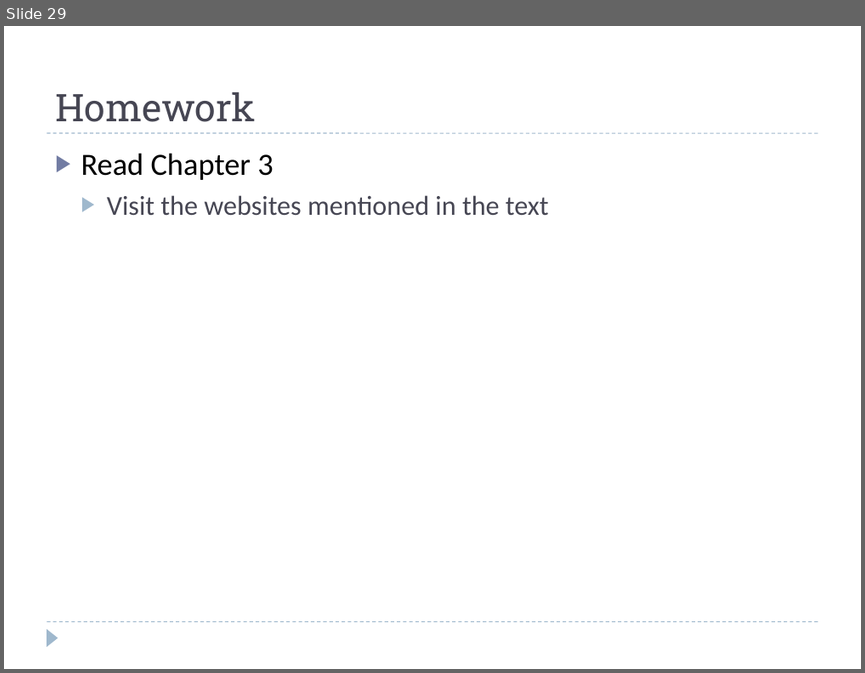
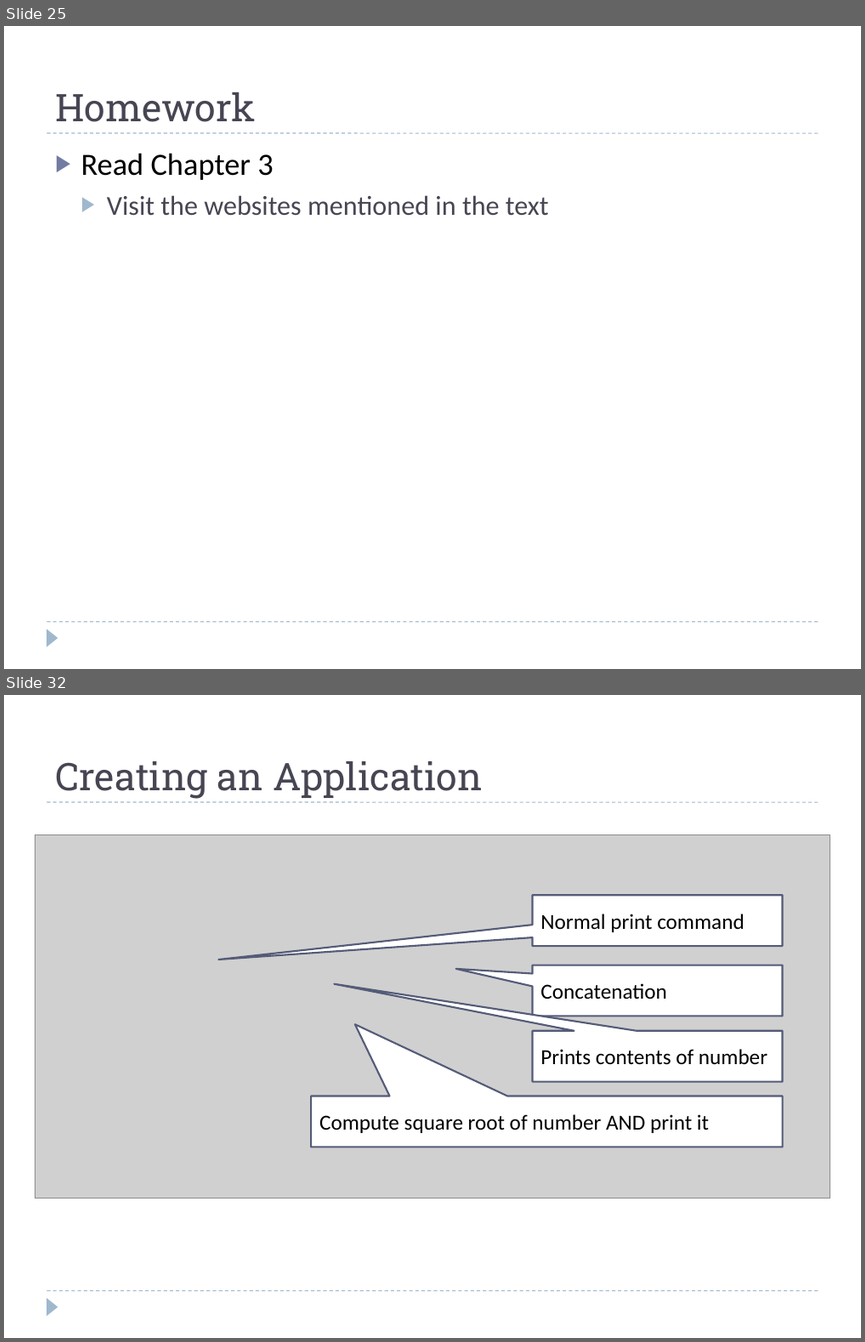
Before and after one commit to fujiboy/JavaClass_2013_Summer, a slide deck: Introduction to Java Programming.pptx. Shown one above the other, each under a label of ours: slide 29 before the commit, slides 25 and 32 after it; the slides between them are not shown. The pictures are 865x673 and 865x1342 pixels, drawn with LibreOffice and Linux fonts; fonts in the diff are those of the drawing; grey boxes stand for pictures; background and template pictures are left out. Boxes give left, top, right and bottom in pixels: in the first picture for what was removed or moved away, otherwise in the second. Text is boxed around its words. In the diff, an @@ line names an element or a change of style, - is before the commit and + after.

Commit message:
Partial Updates for Chapter 4
Added Root and BlankFiller examples, updated PPT

```diff
--- a/Introduction to Java Programming.pptx
+++ b/Introduction to Java Programming.pptx
@@ slide 32 added at [4, 695, 861, 1338], background #FFFFFF; not listed: 3 template elements that a slide beside it also shows @@
@@ title added at [55, 761, 483, 799], 32 pt, text #464653 @@
+Creating an Application
@@ picture added at [35, 834, 829, 1198] @@
@@ speech box added at [533, 895, 783, 945], fill #FFFFFF, outline #545C79 1.5 pt, 18 pt, text #000000 @@
+Normal print command
@@ speech box added at [533, 965, 783, 1015], fill #FFFFFF, outline #545C79 1.5 pt, 18 pt, text #000000 @@
+Concatenation
@@ speech box added at [533, 1031, 783, 1082], fill #FFFFFF, outline #545C79 1.5 pt, 18 pt, text #000000 @@
+Prints contents of number
@@ speech box added at [311, 1096, 782, 1146], fill #FFFFFF, outline #545C79 1.5 pt, 18 pt, text #000000 @@
+Compute square root of number AND print it
@@ what was slide 29 is now slide 25 @@
```
Also in this commit, not shown: 1 slide changed, 14 other slides added, 3 slides removed, 3 other files.
